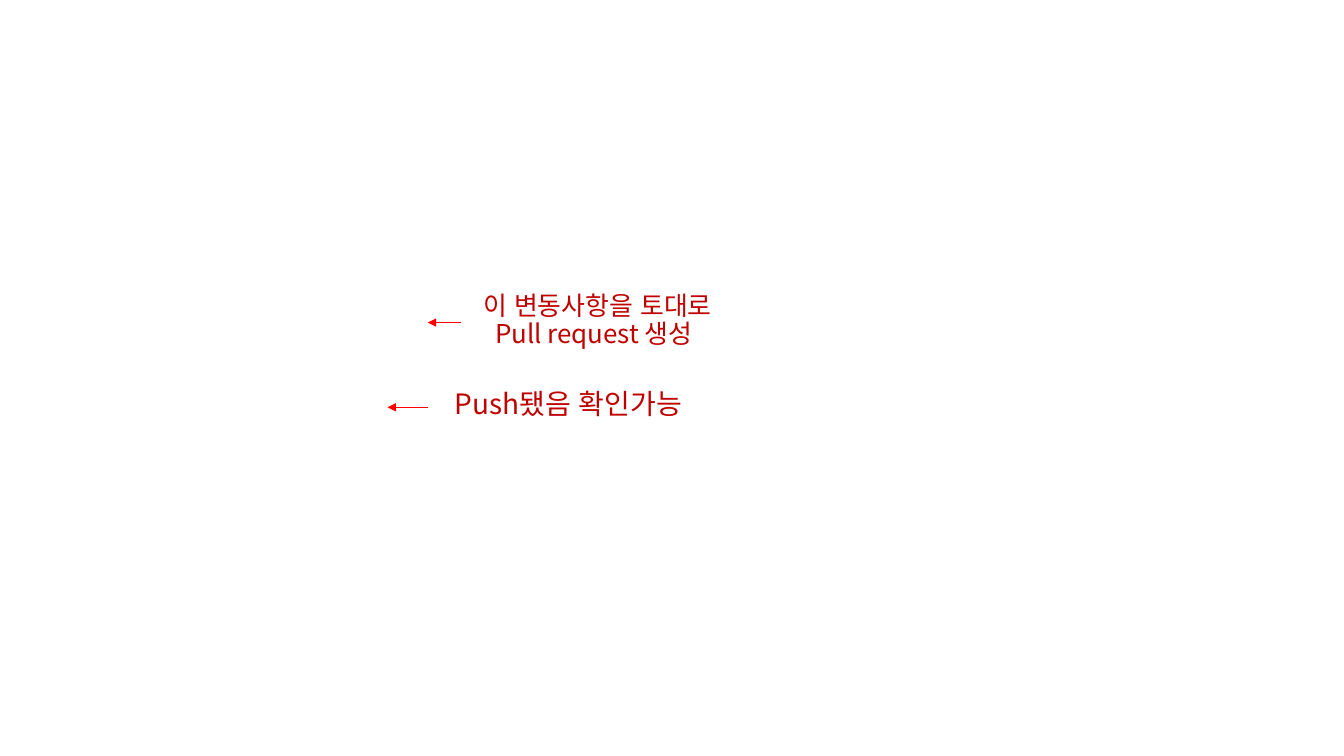
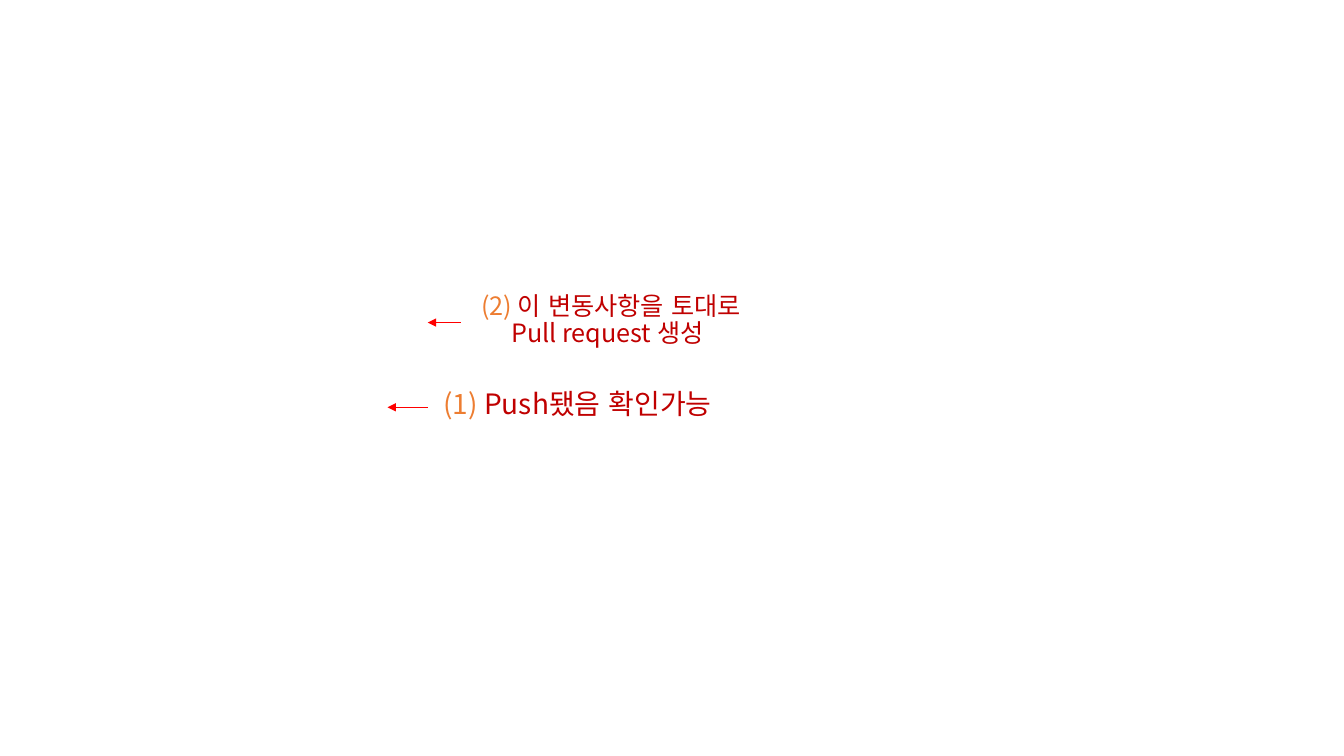
Before and after one commit to ordinaryhan/Project_Poison, a slide deck: slide 7 of 기획/pull requests 방법.pptx (slide 5 before the commit). Drawn at 1344x756 pixels with LibreOffice and Linux fonts; fonts in the diff are those of the drawing; background and template pictures are left out. Boxes give left, top, right and bottom in pixels: in the first picture for what was removed or moved away, otherwise in the second. Text is boxed around its words. In the diff, an @@ line names an element or a change of style, - is before the commit and + after.

Commit message:
Pull request 방법
Pull request 방법 ppt버전

```diff
--- a/기획/pull requests 방법.pptx
+++ b/기획/pull requests 방법.pptx
@@ text at [481,294,741,348]: text changed; size 18.5 to 18 pt @@
-이 변동사항을 토대로 Pull request 생성
+(2) 이 변동사항을 토대로 Pull request 생성
@@ text at [443,390,712,420]: text changed @@
-Push됐음 확인가능
+(1) Push됐음 확인가능
```
Also in this commit, not shown: 3 other slides changed, 5 slides added.
